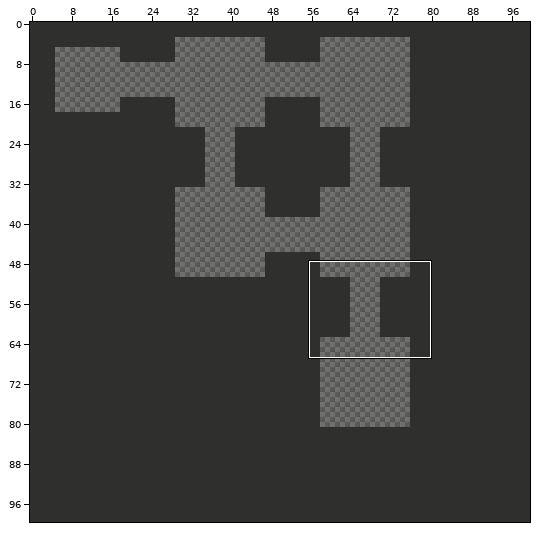
An edit to a level. Tiled map, tmx/map_1.tmx. The picture above shows the old version from afar; the outline marks the close-up.
Close-up. Old version:
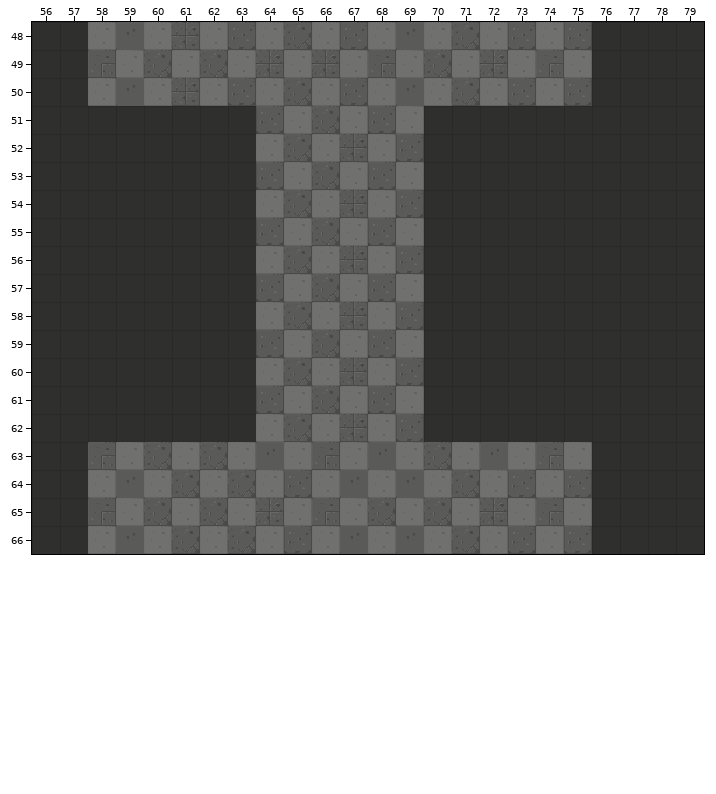
Cells are 32x32 px. Shown: x 56..79, y 48..66. The commit also changed other parts of the map, which this record leaves out.
New version:
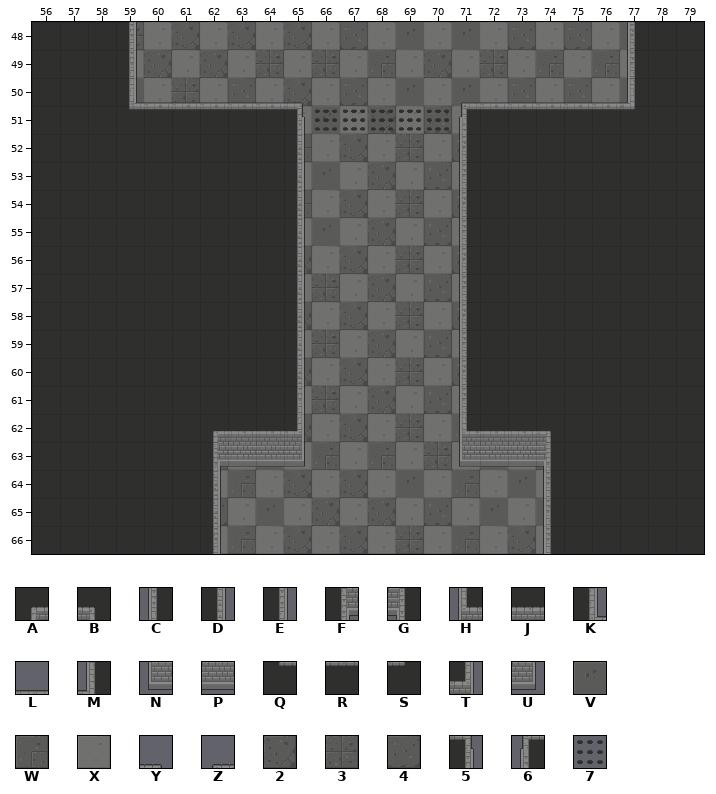
Key: from "tileset_1": A 3, B 5, C 16, D 16 turned 180, E 18, F 19, G 21, H 32, J 33, K 35, L 36, M 37, N 48, P 49, Q 51, R 52, S 53, T 65, U 81, V 90, W 93, X 95, Y 97, Z 98, 2 104, 3 105, 4 109, 5 113, 6 114, 7 245 "trap".
_ is an empty cell, . an unchanged one.
Tiles of an added or newly shown layer are drawn over the layers below it.
Difference:
--- layer "floor"
@@ x 58..77 @@
-48 XV................__
-49 W.................__
-50 X............2....__
-51 ......4.2.4.__......
-52 ......X2....__......
-53 ......4.....__......
-54 ......X2....__......
-55 ......4.....__......
-56 ......X.....__......
-57 ......4.....__......
-58 ......X.....__......
-59 ......4.....__......
-60 ......X.....__......
-61 ......4.....__......
-62 ......X.....__......
-63 WX2X2...........WX..
-64 XVX2.............4..
-65 WX2X2...........WX..
-66 XVX2.............4..
+48 _3................XV
+49 _.................WX
+50 _............V....XV
+51 ......_.V.2.4X......
+52 ......_W....X4......
+53 ......_.....4X......
+54 ......_W....X4......
+55 ......_.....4X......
+56 ......_.....X4......
+57 ......_.....4X......
+58 ......_.....X4......
+59 ......_.....4X......
+60 ......_.....X4......
+61 ......_.....4X......
+62 ......_.....XW......
+63 ____3...........3_..
+64 ____............._..
+65 ____4...........V_..
+66 ____............._..
--- layer "walls" (now shown)
@@ x 59..77 @@
-48 _................._
-49 _................._
-50 _______....._______
-51 _______....._______
-52 ......_....._......
-53 ......_....._......
-54 ......_....._......
-55 ......_....._......
-56 ......_....._......
-57 ......_....._......
-58 ......_....._......
-59 ......_....._......
-60 ......_....._......
-61 ......_....._......
-62 ...____.....____...
-63 ...____.....____...
-64 ..._..........._...
-65 ..._..........._...
-66 ..._..........._...
+48 E.................C
+49 E.................C
+50 KLLLLLY.....ZLLLLLM
+51 QRRRRR5.....6RRRRRS
+52 ......D.....C......
+53 ......D.....C......
+54 ......D.....C......
+55 ......D.....C......
+56 ......D.....C......
+57 ......D.....C......
+58 ......D.....C......
+59 ......D.....C......
+60 ......D.....C......
+61 ......E.....C......
+62 ...AJJT.....HJJB...
+63 ...FPPU.....NPPG...
+64 ...D...........C...
+65 ...D...........C...
+66 ...E...........C...
--- layer "trap" (added)
@@ x 66..70 @@
-51 _____
+51 77777
Boxes around the changes in both close-ups, in picture pixels (x1, y1, x2, y2):
changed: (88, 22, 635, 554)
